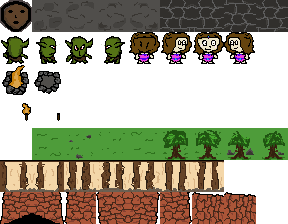
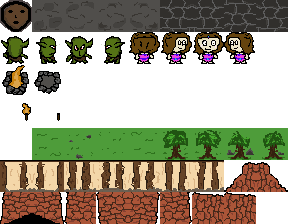
Layers edited between the first and the second 288×224 image:
added layer "Pasted Layer #24" above "Pasted Layer #23" over [256, 162, 288, 192]
added layer "Pasted Layer #23" above "Pasted Layer #22" over [224, 162, 256, 192]
